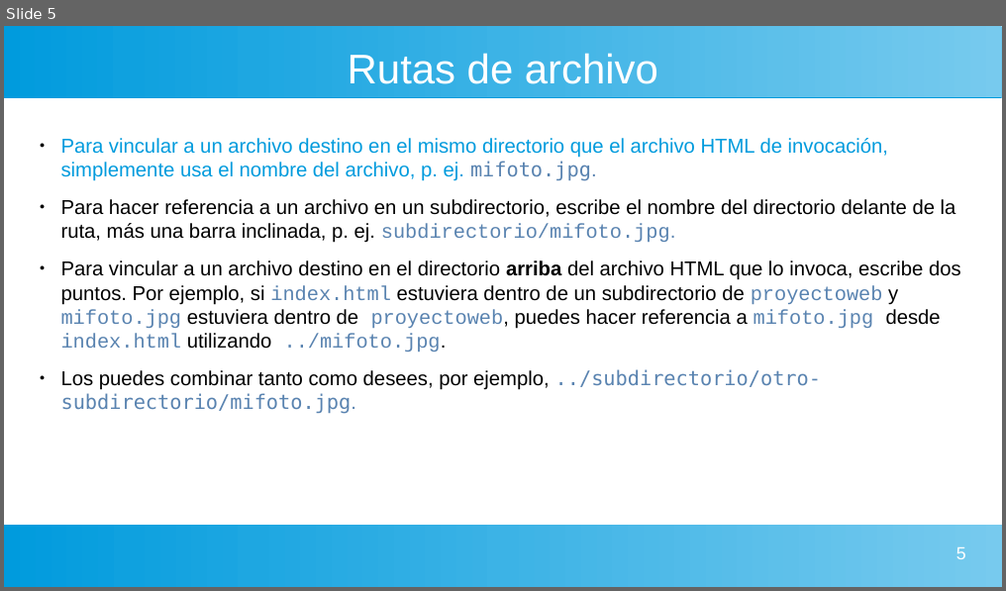
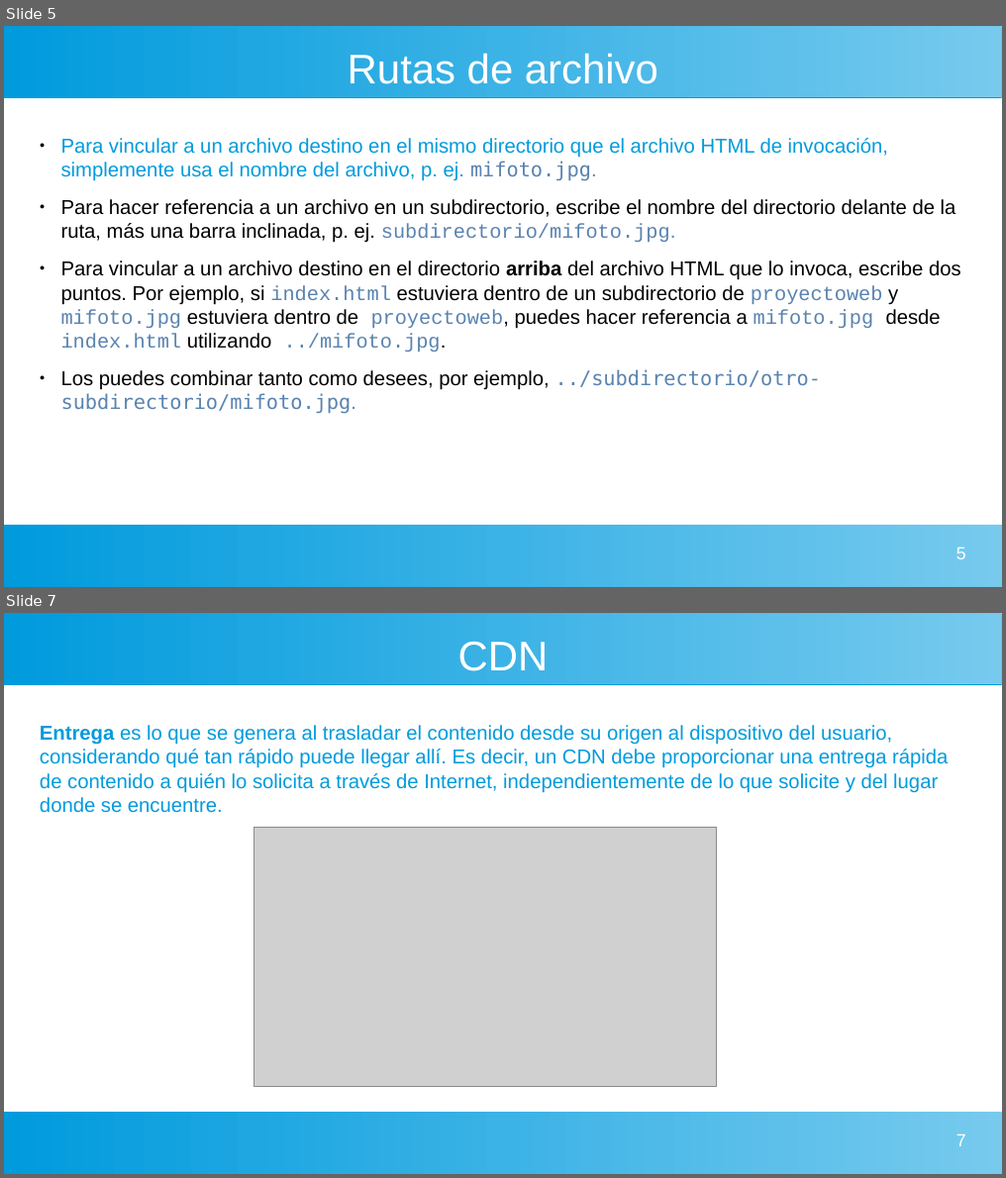
Before and after one commit to gaizkamg/HTML-CSS-Entregable, a slide deck: Presentacion/Directorios.odp. Shown one above the other, each under a label of ours: slide 5 before the commit, slides 5 and 7 after it; the slides between them are not shown. The pictures are 1006x591 and 1006x1178 pixels, drawn with LibreOffice and Linux fonts; fonts in the diff are those of the drawing; grey boxes stand for pictures. Boxes give left, top, right and bottom in pixels: in the first picture for what was removed or moved away, otherwise in the second. Text is boxed around its words. In the diff, an @@ line names an element or a change of style, - is before the commit and + after.

```diff
--- a/Presentacion/Directorios.odp
+++ b/Presentacion/Directorios.odp
@@ slide 7 added at [4, 613, 1002, 1174], background #FFFFFF; not listed: 2 template elements that a slide beside it also shows @@
@@ title added at [458, 642, 548, 671], 33 pt, text #FFFFFF @@
+CDN
@@ text added at [40, 725, 947, 813], 16 pt, text #009BDD @@
+Entrega es lo que se genera al trasladar el contenido desde su origen al dispositivo del usuario, considerando qué tan rápido puede llegar allí. Es decir, un CDN debe proporcionar una entrega rápida de contenido a quién lo solicita a través de Internet, independientemente de lo que solicite y del lugar donde se encuentre.
@@ picture added at [253, 827, 718, 1086] @@
@@ page number added at [956, 1135, 966, 1147], 14 pt, text #FFFFFF @@
+7
```
Also in this commit, not shown: 1 slide changed, 5 other slides added.
